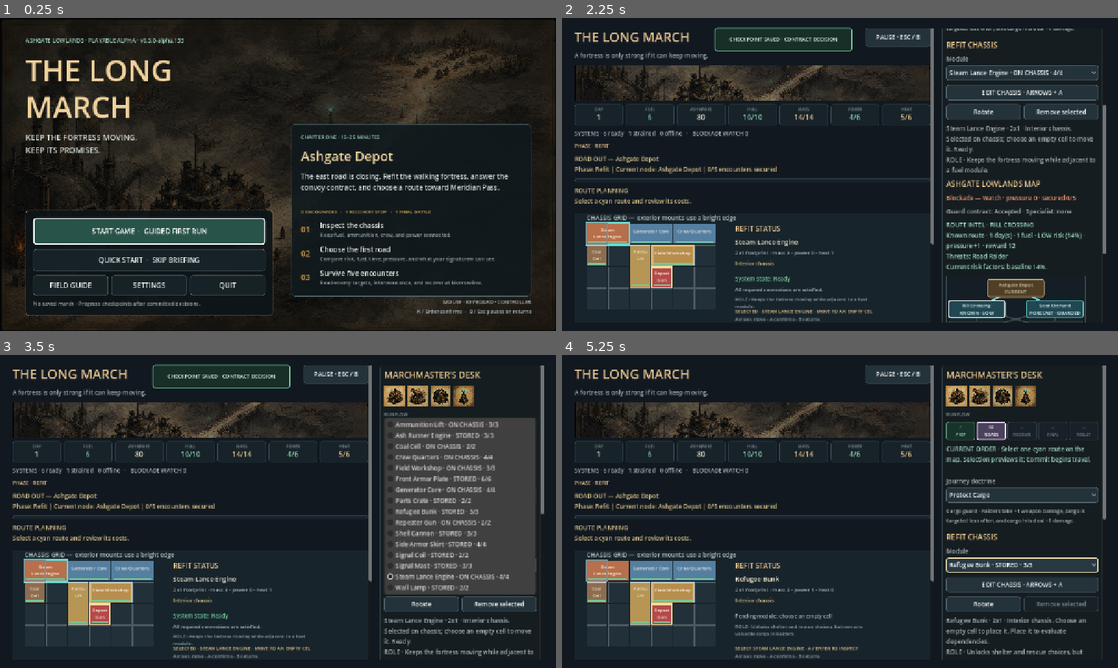
Above: before the commit, frames 1-4 (two rows, left to right).
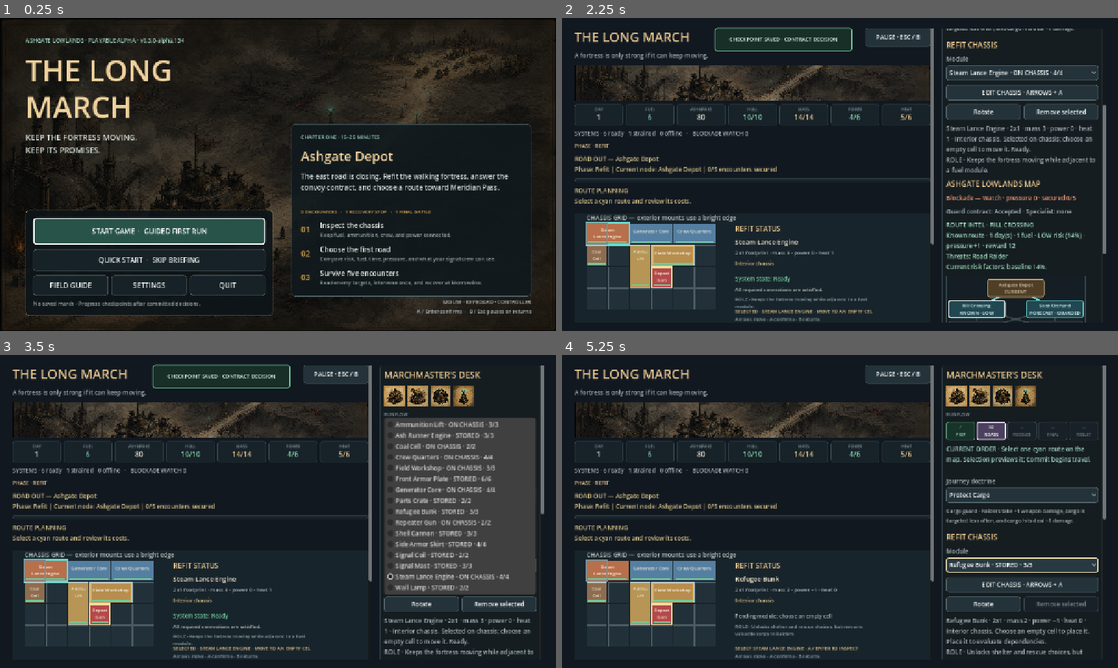
Above: after the commit, the same moments.

Repository: raphaelroshan/the-long-march
Game: Godot game, scene res://scenes/App.tscn
The game is run twice, just before and just after one commit, with the same random seed, the same clock (stepped at 60 frames per second) and the same inputs.
Inputs:
- Up to frame 1 (0.25 s): no input
- Up to frame 2 (2.25 s): click "START GAME · GUIDED FIRST RUN" at 0.5 s; click "SKIP BRIEFING" at 1.25 s; click "Guard the convoy" at 2 s
- Up to frame 3 (3.5 s): click "Steam Lance Engine · ON CHASS…" at 2.75 s
- Up to frame 4 (5.25 s): click "Protect Cargo" at 3.5 s; click "Generator Core · ON CHASSIS ·…" at 4.25 s; click "EDIT CHASSIS · ARROWS + A" at 5 s

The runs differ from the first frame. In frame 1, less than 0.1% of the frame differs, in the area x 32-33%, y 6-8%; in frame 2, 0.5%; in frame 3, 0.5%; in frame 4, 0.6%, in the area x 44-95%, y 74-94%.

Commit message:
Clarify module power flow

Diff:
--- a/project.godot
+++ b/project.godot
@@ -4,7 +4,7 @@
 
 [application]
 config/name="The Long March"
-config/version="0.3.0-alpha.133"
+config/version="0.3.0-alpha.134"
 run/main_scene="res://scenes/App.tscn"
 config/features=PackedStringArray("4.4", "GL Compatibility")
 
--- a/src/ui/main.gd
+++ b/src/ui/main.gd
@@ -1465,6 +1465,15 @@
 func _module_requires_exterior(module_id: String) -> bool:
 	return "exterior" in state.module_definition(module_id).get("tags", [])
 
+func _module_power_text(definition: Dictionary) -> String:
+	var output := int(definition.get("power_output", 0))
+	var draw := int(definition.get("power_draw", 0))
+	if output > 0:
+		return "+%d" % output
+	if draw > 0:
+		return "−%d" % draw
+	return "0"
+
 func _selected_installed_module() -> Dictionary:
 	if selected_module_cell.x < 0 or selected_module_cell.y < 0:
 		return {}
@@ -1849,10 +1858,13 @@
 			var dependency := state.dependency_status(selected_installed)
 			var reasons: Array = dependency.get("reasons", [])
 			dependency_text = "%s%s" % [String(dependency.get("state", "offline")).capitalize(), ": " + String(reasons[0]) if not reasons.is_empty() else "."]
-		refit_label.text = "%s · %dx%d · %s. %s %s\nROLE · %s" % [
+		refit_label.text = "%s · %dx%d · mass %d · power %s · heat %d · %s. %s %s\nROLE · %s" % [
 			String(selected_definition.get("name", "Select a module")),
 			selected_shape.x,
 			selected_shape.y,
+			int(selected_definition.get("mass", 0)),
+			_module_power_text(selected_definition),
+			int(selected_definition.get("heat", 0)),
 			mount_text,
 			"Selected on chassis; choose an empty cell to move it." if not selected_installed.is_empty() else "Choose an empty cell to place it.",
 			dependency_text,
@@ -2377,6 +2389,18 @@
 			return "No field capability recorded."
 		return String(state.module_definition(placement_module_id).get("capability", "No field capability recorded."))
 
+	func selected_power_text() -> String:
+		if state == null or placement_module_id.is_empty():
+			return "0"
+		var definition := state.module_definition(placement_module_id)
+		var output := int(definition.get("power_output", 0))
+		var draw := int(definition.get("power_draw", 0))
+		if output > 0:
+			return "+%d" % output
+		if draw > 0:
+			return "−%d" % draw
+		return "0"
+
 	func _gui_input(event: InputEvent) -> void:
 		if event is InputEventMouseMotion:
 			var next_cell := _cell_from_point(event.position)
@@ -2455,7 +2479,7 @@
 		var shape := state.module_shape(placement_module_id, placement_rotated)
 		var selected := state.module_at(selected_cell) if selected_cell.x >= 0 else {}
 		draw_string(ThemeDB.fallback_font, Vector2(x, 70), String(definition.get("name", placement_module_id)), HORIZONTAL_ALIGNMENT_LEFT, 300, 15, Color("#f1e6cf"))
-		draw_string(ThemeDB.fallback_font, Vector2(x, 94), "%dx%d footprint · mass %d · power %d · heat %d" % [shape.x, shape.y, int(definition.get("mass", 0)), int(definition.get("power_draw", 0)), int(definition.get("heat", 0))], HORIZONTAL_ALIGNMENT_LEFT, 320, 12, Color("#aab6ba"))
+		draw_string(ThemeDB.fallback_font, Vector2(x, 94), "%dx%d footprint · mass %d · power %s · heat %d" % [shape.x, shape.y, int(definition.get("mass", 0)), selected_power_text(), int(definition.get("heat", 0))], HORIZONTAL_ALIGNMENT_LEFT, 320, 12, Color("#aab6ba"))
 		draw_string(ThemeDB.fallback_font, Vector2(x, 118), "Exterior mount" if "exterior" in definition.get("tags", []) else "Interior chassis", HORIZONTAL_ALIGNMENT_LEFT, 300, 12, Color("#d8c389"))
 		if not selected.is_empty():
 			var dependency := state.dependency_status(selected)
--- a/tests/test_fortress_state.gd
+++ b/tests/test_fortress_state.gd
@@ -5,6 +5,7 @@
 var failures: Array[String] = []
 
 func _init() -> void:
+	_test_module_capability_metadata()
 	_test_placement_and_shape()
 	_test_rotation_reposition_and_removal()
 	_test_exterior_mount_rules()
@@ -37,6 +38,11 @@
 	if not condition:
 		failures.append(message)
 
+func _test_module_capability_metadata() -> void:
+	for module_id in LongMarchState.MODULE_DEFS:
+		var definition: Dictionary = LongMarchState.MODULE_DEFS[module_id]
+		_expect(not String(definition.get("capability", "")).is_empty(), "every playable module should explain its implemented capability: " + String(module_id))
+
 func _test_placement_and_shape() -> void:
 	var state := LongMarchState.new(1107)
 	var engine := state.place_module("steam_lance_engine", Vector2i(0, 0))
--- a/tests/test_prototype_flow.gd
+++ b/tests/test_prototype_flow.gd
@@ -138,13 +138,13 @@
 	game.module_option.item_selected.emit(generator_index)
 	await process_frame
 	_expect(game.selected_module_cell == Vector2i(2, 0) and game.module_option.get_item_text(generator_index).contains("ON CHASSIS"), "the module picker should navigate directly to installed systems")
-	_expect(game.refit_label.text.contains("ROLE · Adds 4 power") and game.refit_label.text.contains("disable every powered system") and game.fortress_panel.selected_capability_text().contains("Adds 4 power"), "the selected module summary and chassis status should explain the Generator Core's actual strategic capability")
+	_expect(game.refit_label.text.contains("power +4") and game.refit_label.text.contains("ROLE · Adds 4 power") and game.refit_label.text.contains("disable every powered system") and game.fortress_panel.selected_power_text() == "+4" and game.fortress_panel.selected_capability_text().contains("Adds 4 power"), "the selected module summary and chassis status should distinguish Generator Core output and explain its strategic capability")
 	var cannon_index := _module_picker_index("shell_cannon")
 	game.module_option.select(cannon_index)
 	game.module_option.item_selected.emit(cannon_index)
 	await process_frame
 	_expect(game.selected_module_cell.x < 0 and game.module_option.get_item_text(cannon_index).contains("STORED"), "the module picker should distinguish stored modules ready for placement")
-	_expect(game.refit_label.text.contains("Deals 3 damage to Raiders and Siege Beasts") and game.refit_label.text.contains("adjacent ammunition"), "stored module planning should explain the Shell Cannon's exact combat role and dependency")
+	_expect(game.refit_label.text.contains("power −2") and game.refit_label.text.contains("Deals 3 damage to Raiders and Siege Beasts") and game.refit_label.text.contains("adjacent ammunition"), "stored module planning should show Shell Cannon consumption and explain its exact combat role and dependency")
 	var stored_cannon: Dictionary = {}
 	for index in range(game.state.stored_modules.size()):
 		if String(game.state.stored_modules[index].get("id", "")) == "shell_cannon":
--- a/tools/ci_manifest.json
+++ b/tools/ci_manifest.json
@@ -1,7 +1,7 @@
 {
   "slug": "the-long-march",
   "display_name": "The Long March",
-  "prototype_version": "0.3.0-alpha.133",
+  "prototype_version": "0.3.0-alpha.134",
   "playtest_ready": true,
   "godot_test": "res://tests/test_fortress_state.gd",
   "primary_repo": "raphaelroshan/the-long-march",
Not shown, changed: export_presets.cfg
Not shown, changed: docs/decision_log.md
